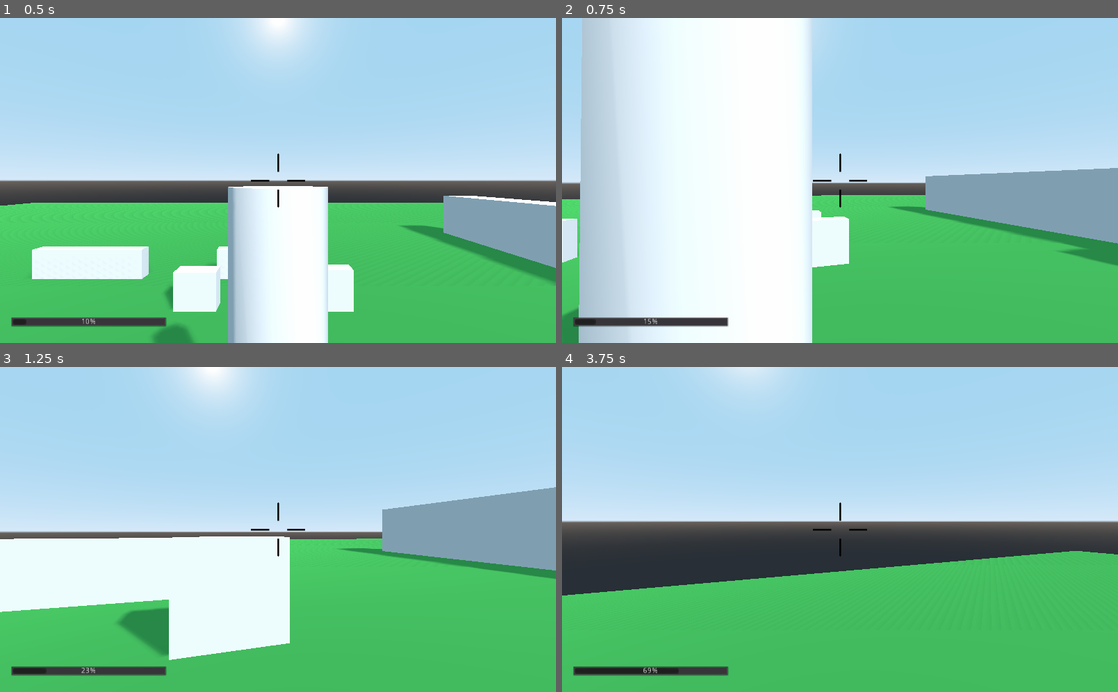
Above: before the commit, frames 1-4 (two rows, left to right).
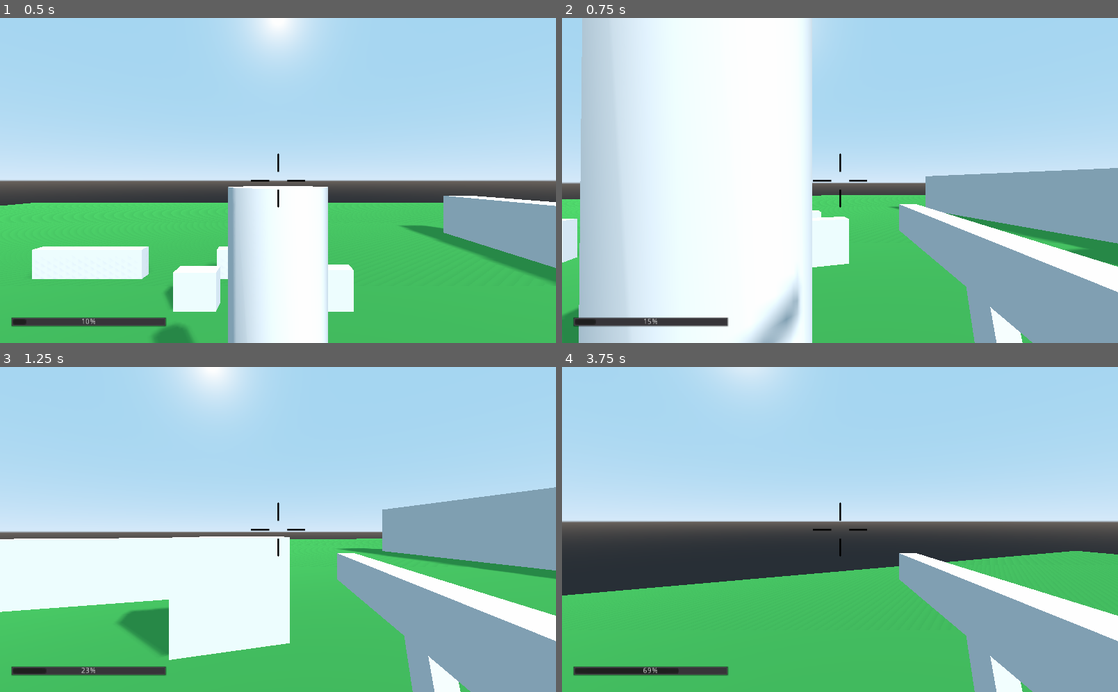
Above: after the commit, the same moments.

Repository: camgrodgers/senior-fps
Game: Godot game, scene res://Main.tscn
The game is run twice, just before and just after one commit, with the same random seed, the same clock (stepped at 60 frames per second) and the same inputs.
Inputs (mouse positions are in pixels of both pictures, inside the frame that each line leads up to):
- Up to frame 1 (0.5 s): no input
- Up to frame 2 (0.75 s): move the mouse to (867, 180) at 0.52 s; hold Up (move_forward) from 0.53 s (still down); hold Right mouse button (use_item_alt, bound only after the comm… from 0.53 s (still down); click (867, 180) at 0.6 s
- Up to frame 3 (1.25 s): keep holding Up (move_forward); keep holding Right mouse button (use_item_alt, bound only after the comm…; tap Space (jump) at 0.77 s
- Up to frame 4 (3.75 s): keep holding Up (move_forward); move the mouse to (812, 529) at 1.27 s; release Right mouse button (use_item_alt, bound only after the comm… at 1.28 s; right-click (812, 529) at 1.35 s; tap Space (jump) at 1.52, 3.02 s; click (812, 529) at 1.55 s; move the mouse to (851, 523) at 2.02 s; hold K (danger_test) 2.03-2.78 s; right-click (851, 523) at 2.3 s; move the mouse to (834, 536) at 2.77 s; click (834, 536) at 2.85 s; move the mouse to (878, 532) at 3.52 s; hold Right mouse button (use_item_alt, bound only after the comm… from 3.53 s (still down)

Frame 1 is identical in both runs. In frame 2, 11% of the frame differs, in the area x 32-100%, y 57-100%; in frame 3, 10%; in frame 4, 10%.

Commit message:
added basic weapon raising/lowering

Diff:
--- a/Player/Player.gd
+++ b/Player/Player.gd
@@ -79,7 +79,15 @@
 	move_and_slide_with_snap(vel, snap, Vector3(0, 1, 0), 0.05, 4, deg2rad(MAX_SLOPE_ANGLE))
 
 	# Using items/weapons
+	if Input.is_action_pressed("use_item_alt"):
+		$Camera/ItemHolder.visible = true
+	else:
+		$Camera/ItemHolder.visible = false
+
 	if Input.is_action_just_pressed("use_item"):
+		if not Input.is_action_pressed("use_item_alt"):
+			return
+
 		var ray: RayCast = $Camera/RayCast
 
 		ray.force_raycast_update()
--- a/Player/Player.tscn
+++ b/Player/Player.tscn
@@ -29,3 +29,17 @@
 enabled = true
 cast_to = Vector3( 0, 0, -1000 )
 collide_with_areas = true
+
+[node name="ItemHolder" type="Spatial" parent="Camera"]
+transform = Transform( 1, 0, 0, 0, 1, 0, 0, 0, 1, 0.438983, -0.238201, -0.790554 )
+
+[node name="CSGBox2" type="CSGBox" parent="Camera/ItemHolder"]
+transform = Transform( 1, 0, 0, 0, 0.952257, 0.305296, 0, -0.305296, 0.952257, 0, -0.18017, 0.128824 )
+width = 0.0673807
+height = 0.265639
+depth = 0.113797
+
+[node name="CSGBox" type="CSGBox" parent="Camera/ItemHolder"]
+width = 0.112515
+height = 0.168774
+depth = 1.44352
--- a/project.godot
+++ b/project.godot
@@ -58,6 +58,11 @@
 "events": [ Object(InputEventKey,"resource_local_to_scene":false,"resource_name":"","device":0,"alt":false,"shift":false,"control":false,"meta":false,"command":false,"pressed":false,"scancode":32,"unicode":0,"echo":false,"script":null)
  ]
 }
+use_item_alt={
+"deadzone": 0.5,
+"events": [ Object(InputEventMouseButton,"resource_local_to_scene":false,"resource_name":"","device":0,"alt":false,"shift":false,"control":false,"meta":false,"command":false,"button_mask":0,"position":Vector2( 0, 0 ),"global_position":Vector2( 0, 0 ),"factor":1.0,"button_index":2,"pressed":false,"doubleclick":false,"script":null)
+ ]
+}
 
 [rendering]
 
